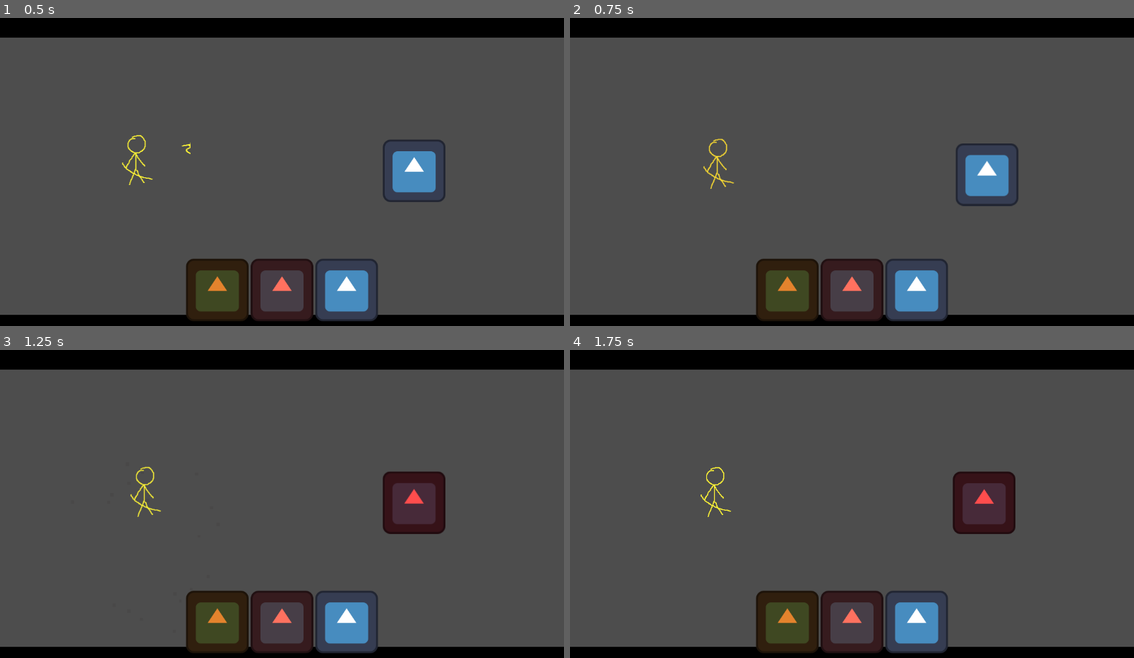
Above: before the commit, frames 1-4 (two rows, left to right).
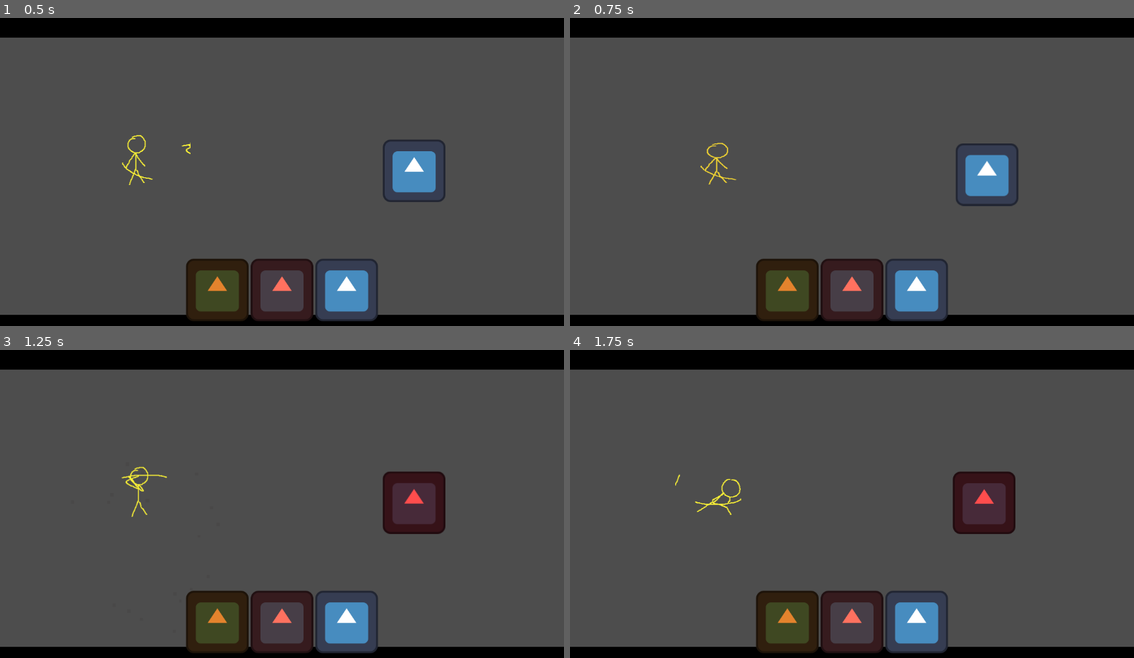
Above: after the commit, the same moments.

Repository: YllariSang/Turn-Based-RPS-Game-Prototype
Game: Godot game, scene res://Scenes/battle_arena.tscn
The game is run twice, just before and just after one commit, with the same random seed, the same clock (stepped at 60 frames per second) and the same inputs. The engine's default icon, where the game draws it, is replaced by a stand-in: a white triangle on a blue panel in a dark square.
Inputs (mouse positions are in pixels of both pictures, inside the frame that each line leads up to):
- Up to frame 1 (0.5 s): no input
- Up to frame 2 (0.75 s): click (789, 289) at 0.5 s
- Up to frame 3 (1.25 s): no input
- Up to frame 4 (1.75 s): click (852, 621) at 1.25 s

Frame 1 is identical in both runs. In frame 2, 0.3% of the frame differs, in the area x 23-30%, y 39-56%; in frame 3, 0.3%, in the area x 21-30%, y 37-55%; in frame 4, 0.3%.

Commit message:
modified:   Scripts/fighter.gd

Diff:
--- a/Scripts/fighter.gd
+++ b/Scripts/fighter.gd
@@ -5,18 +5,16 @@
 @onready var hit_spark = $HitSpark
 
 func play_attack(stance_index):
-
 	var stance_names = ["HEAVEN", "EARTH", "MAN"]
 	var anim_name = "attack_" + stance_names[stance_index]
 
 	if anim.has_animation(anim_name):
-		anim.play(anim_name)
-	else:
-		var tween = create_tween()
-		var direction = 1 if name == "Player" else -1
-
-		tween.tween_property(visuals, "position:x", 50 * direction, 0.1).set_trans(Tween.TRANS_CUBIC)
-		tween.tween_property(visuals, "position:x", 0, 0.2)
+		# Create a quick "transition" effect
+		var t = create_tween()
+		# Briefly squash the character down before the new frame appears
+		t.tween_property(visuals, "scale", Vector2(1.2, 0.8), 0.05)
+		t.tween_callback(anim.play.bind(anim_name)) # Change frame mid-squash
+		t.tween_property(visuals, "scale", Vector2(1.0, 1.0), 0.1).set_trans(Tween.TRANS_ELASTIC)
 
 func take_hit():
 	print(name + " took damage!")
